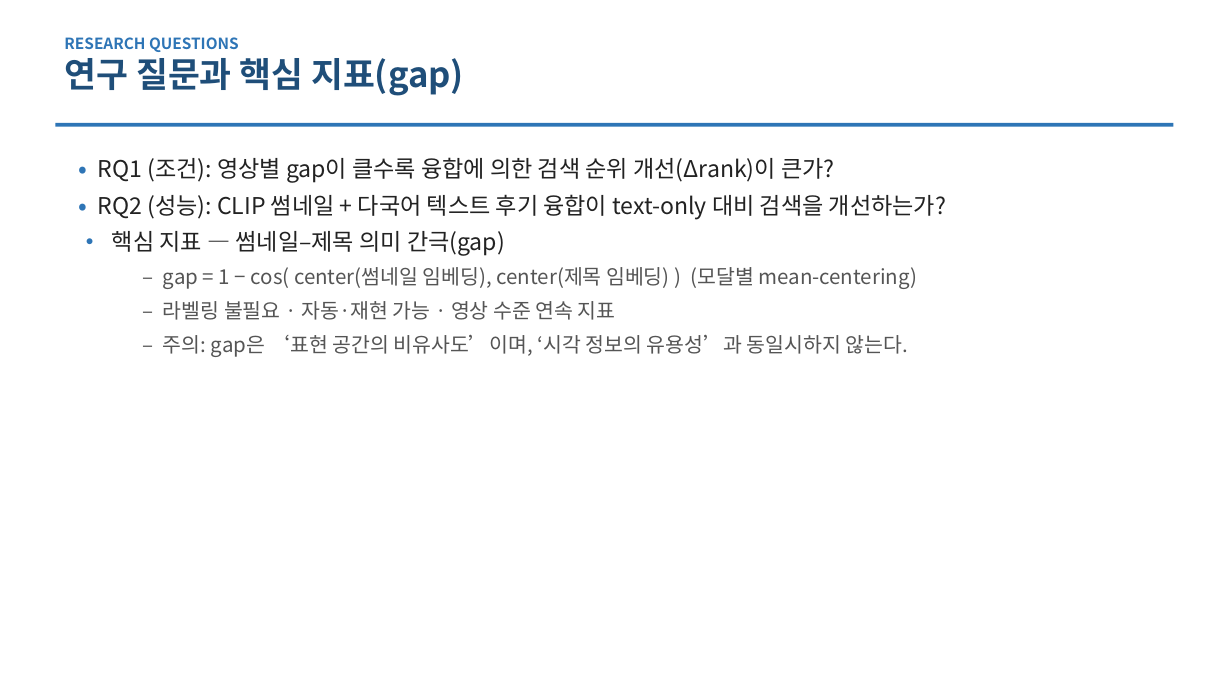
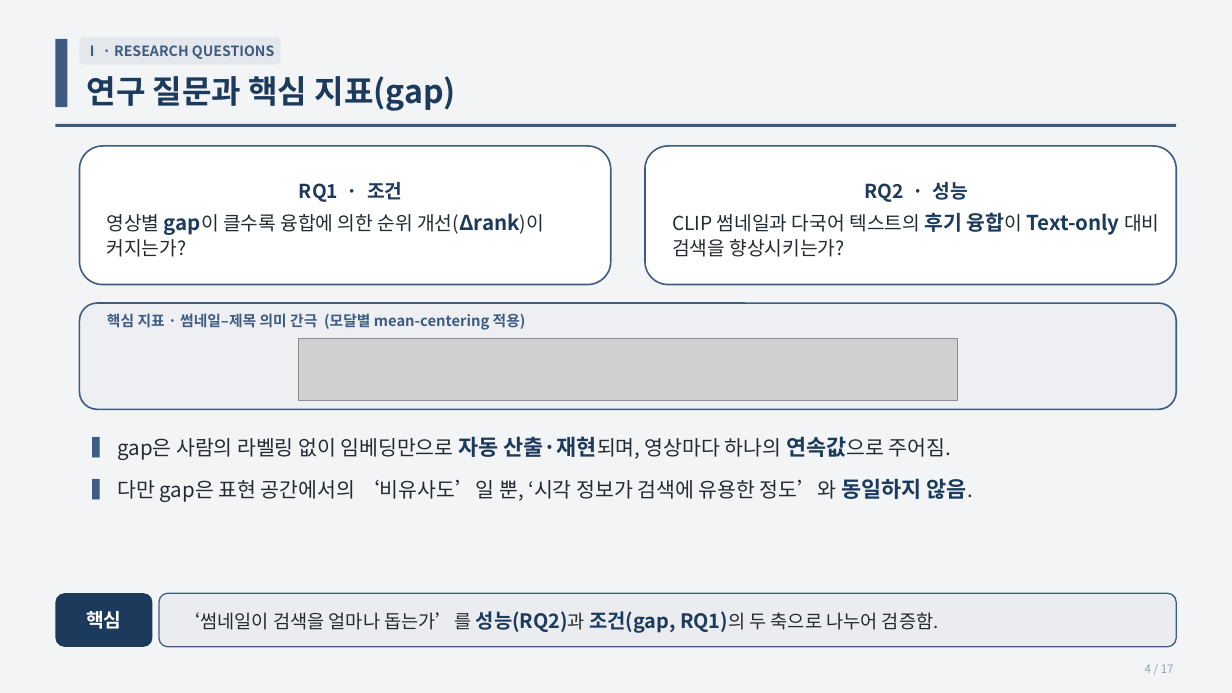
Before and after one commit to ThirdActiveDataExTech/thirdparty-metadata-ingestion, a slide deck: slide 4 of docs/research/P05_thumbnail_fusion/paper_KIICE_발표초안.pptx (slide 3 before the commit). Drawn at 1232x693 pixels with LibreOffice and Linux fonts; fonts in the diff are those of the drawing; grey boxes stand for pictures. Boxes give left, top, right and bottom in pixels: in the first picture for what was removed or moved away, otherwise in the second. Text is boxed around its words. In the diff, an @@ line names an element or a change of style, - is before the commit and + after.

```diff
--- a/docs/research/P05_thumbnail_fusion/paper_KIICE_발표초안.pptx
+++ b/docs/research/P05_thumbnail_fusion/paper_KIICE_발표초안.pptx
@@ background #FFFFFF to #F3F4F6 @@
@@ rectangle added at (55, 39, 67, 107), fill #3E5C82 @@
@@ text at (64, 37, 239, 52): paragraph removed @@
-RESEARCH QUESTIONS
@@ rounded rectangle added at (79, 37, 281, 65), fill #E4E7EC, 11 pt, text #3E5C82, bold @@
+Ⅰ · RESEARCH QUESTIONS
@@ text "연구 질문과 핵심 지표(gap)": place and size @@
-text "연구 질문과 핵심 지표(gap)" at (64, 37, 464, 96)
+text "연구 질문과 핵심 지표(gap)" at (87, 76, 456, 111)
@@ text "연구 질문과 핵심 지표(gap)" at (87, 76, 456, 111): size 27 to 25 pt, text colour #1F4E79 to #1B3A5C @@
@@ rectangle at (55, 124, 1177, 127): fill #2E75B6 to #3E5C82 @@
@@ rounded rectangle added at (79, 146, 611, 285), fill #FFFFFF, outline #3E5C82 1.25 pt, 15 pt, text #252A30 @@
+RQ1 · 조건
+영상별 gap이 클수록 융합에 의한 순위 개선(Δrank)이 커지는가?
@@ rounded rectangle added at (645, 146, 1177, 285), fill #FFFFFF, outline #3E5C82 1.25 pt, 15 pt, text #252A30 @@
+RQ2 · 성능
+CLIP 썸네일과 다국어 텍스트의 후기 융합이 Text‑only 대비 검색을 향상시키는가?
@@ text removed at (98, 157, 946, 357) @@
-• RQ1 (조건): 영상별 gap이 클수록 융합에 의한 검색 순위 개선(Δrank)이 큰가?
-• RQ2 (성능): CLIP 썸네일 + 다국어 텍스트 후기 융합이 text-only 대비 검색을 개선하는가?
-• 핵심 지표 — 썸네일–제목 의미 간극(gap)
-  – gap = 1 − cos( center(썸네일 임베딩), center(제목 임베딩) ) (모달별 mean-centering)
-  – 라벨링 불필요 · 자동·재현 가능 · 영상 수준 연속 지표
-  – 주의: gap은 ‘표현 공간의 비유사도’이며, ‘시각 정보의 유용성’과 동일시하지 않는다.
@@ rounded rectangle added at (79, 303, 1177, 409), fill #EDEFF2, outline #3E5C82 1.25 pt @@
@@ text added at (107, 313, 526, 330), 11.5 pt, text #3E5C82, bold @@
+핵심 지표 · 썸네일–제목 의미 간극 (모달별 mean-centering 적용)
@@ picture added at (299, 338, 958, 400) @@
@@ text added at (117, 436, 967, 502), 16 pt, text #252A30 @@
+▍ gap은 사람의 라벨링 없이 임베딩만으로 자동 산출·재현되며, 영상마다 하나의 연속값으로 주어짐.
+▍ 다만 gap은 표현 공간에서의 ‘비유사도’일 뿐, ‘시각 정보가 검색에 유용한 정도’와 동일하지 않음.
@@ rounded rectangle added at (55, 593, 152, 647), fill #1B3A5C, 15 pt, text #FFFFFF, bold @@
+핵심
@@ rounded rectangle added at (159, 593, 1177, 647), fill #EAECF0, outline #3E5C82 1 pt, 14.5 pt, text #252A30 @@
+‘썸네일이 검색을 얼마나 돕는가’를 성능(RQ2)과 조건(gap, RQ1)의 두 축으로 나누어 검증함.
@@ text added at (1145, 664, 1174, 673), 9 pt, text #97A0AB @@
+4 / 17
```
Also in this commit, not shown: 11 other slides changed, 6 slides added, 2 slides removed, 22 other files.
